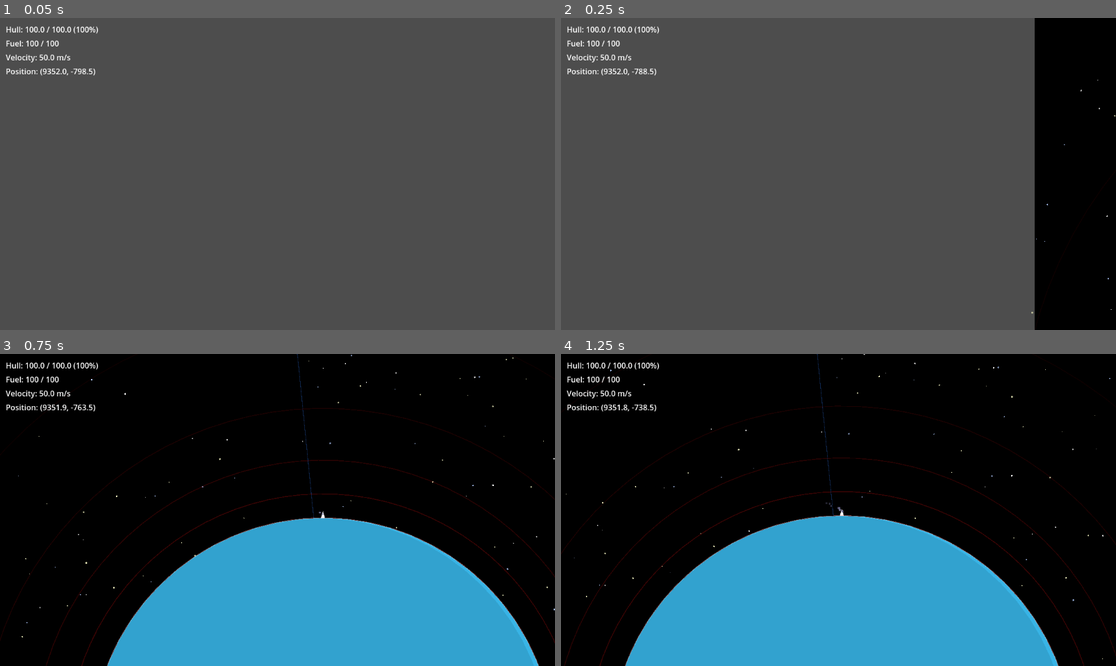
Above: before the commit, frames 1-4 (two rows, left to right).
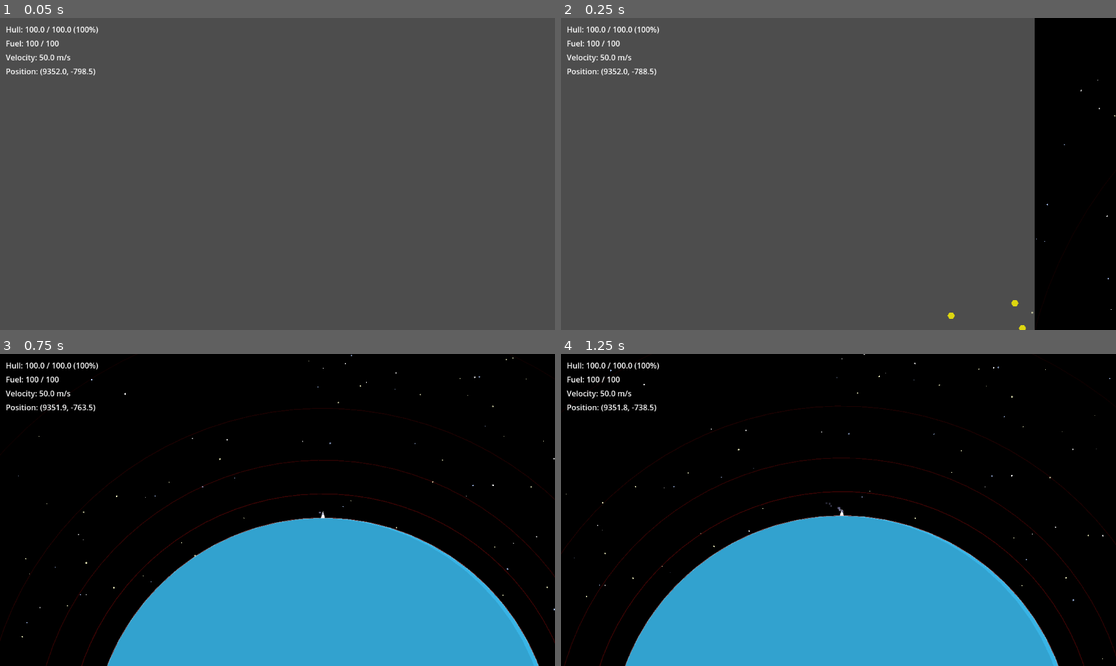
Above: after the commit, the same moments.

Repository: orrybaram/retrograde
Game: Godot game, scene res://scenes/Main.tscn
Two runs of this game, one before a commit and one after it. Both use one fixed random seed, a clock stepped at 60 frames per second and the inputs below.
Inputs:
- Up to frame 1 (0.05 s): no input
- Up to frame 2 (0.25 s): no input
- Up to frame 3 (0.75 s): hold Right (turn_right) from 0.53 s (still down); hold Shift (boost, bound only after the commit) from 0.53 s (still down)
- Up to frame 4 (1.25 s): keep holding Right (turn_right); keep holding Shift (boost, bound only after the commit)

Frame 1 is identical in both runs. In frame 2, less than 0.1% of the frame differs, in the area x 69-84%, y 90-100%; in frame 3, less than 0.1%; in frame 4, less than 0.1%, in the area x 46-50%, y 0-52%.
Error after the commit: Parse Error: Class "OrbitVisual" hides a global script class. (res://entities/Planet/OrbitVisual.gd:2)

Commit message:
feat: add harvestable resources

Diff:
--- a/Entities/Planet/Planet.tscn
+++ b/Entities/Planet/Planet.tscn
@@ -1,11 +1,11 @@
 [gd_scene load_steps=10 format=3 uid="uid://dyj33wc7mamja"]
 
-[ext_resource type="Script" uid="uid://8wr4akmb6hn6" path="res://Entities/Planet/Planet.gd" id="1"]
-[ext_resource type="Script" uid="uid://ynuit7qp4ij" path="res://Entities/Planet/PlanetVisual.gd" id="2_wsaxd"]
-[ext_resource type="Script" uid="uid://xfcikxm6fdhl" path="res://Entities/Planet/PlanetGravityField.gd" id="3_744xv"]
-[ext_resource type="Script" uid="uid://34c4oelthpy5" path="res://Entities/Planet/PlanetCollision.gd" id="4_2ucv6"]
+[ext_resource type="Script" uid="uid://8wr4akmb6hn6" path="res://entities/Planet/Planet.gd" id="1"]
+[ext_resource type="Script" uid="uid://ynuit7qp4ij" path="res://entities/Planet/PlanetVisual.gd" id="2_wsaxd"]
+[ext_resource type="Script" uid="uid://xfcikxm6fdhl" path="res://entities/Planet/PlanetGravityField.gd" id="3_744xv"]
+[ext_resource type="Script" uid="uid://34c4oelthpy5" path="res://entities/Planet/PlanetCollision.gd" id="4_2ucv6"]
 [ext_resource type="Script" uid="uid://47c5yohm8reo" path="res://scenes/GravityFieldVisual.gd" id="5_sskfm"]
-[ext_resource type="Script" path="res://Entities/Planet/OrbitVisual.gd" id="6"]
+[ext_resource type="Script" path="res://entities/Planet/OrbitVisual.gd" id="6"]
 
 [sub_resource type="CanvasItemMaterial" id="CanvasItemMaterial_xv80x"]
 
--- a/Entities/Ship/Ship.tscn
+++ b/Entities/Ship/Ship.tscn
@@ -1,6 +1,6 @@
 [gd_scene load_steps=9 format=3 uid="uid://b051ln2ytsesm"]
 
-[ext_resource type="Script" uid="uid://cx5ba1vmbwqiy" path="res://Entities/Ship/Ship.gd" id="1"]
+[ext_resource type="Script" uid="uid://cx5ba1vmbwqiy" path="res://entities/Ship/Ship.gd" id="1"]
 
 [sub_resource type="Gradient" id="Gradient_1"]
 colors = PackedColorArray(1, 1, 1, 1, 1, 1, 1, 0)
--- /dev/null
+++ b/Entities/resources/ResourceNode.gd
@@ -0,0 +1,152 @@
+extends Area2D
+class_name ResourceNode
+
+signal harvest_started
+signal harvest_stopped
+signal resource_depleted
+
+@export var kind: String = "Scrap"
+@export var amount: int = 10
+@export var max_amount: int = 10
+@export var harvest_rate: float = 5.0
+@export var color: Color = Color(0.5, 0.5, 0.4)  # Default gray/brown for scrap
+
+var _harvesting: bool = false
+var _accum: float = 0.0
+var _ship_in_range: Ship = null
+var _orbital_planet: Planet = null
+var _offset_from_planet: Vector2 = Vector2.ZERO
+
+func _ready() -> void:
+	add_to_group("resource_nodes")
+	body_entered.connect(_on_body_entered)
+	body_exited.connect(_on_body_exited)
+
+	# Initialize max_amount if not set
+	if max_amount == 0:
+		max_amount = amount
+
+	# Initialize visual
+	_update_visual()
+
+func _on_body_entered(body: Node2D) -> void:
+	if body is Ship:
+		_ship_in_range = body as Ship
+
+func _on_body_exited(body: Node2D) -> void:
+	if body is Ship and _ship_in_range == body:
+		_ship_in_range = null
+		if _harvesting:
+			stop_harvest()
+
+func _process(delta: float) -> void:
+	# Update position to orbit with planet if assigned
+	if _orbital_planet and is_instance_valid(_orbital_planet):
+		global_position = _orbital_planet.global_position + _offset_from_planet
+
+	# Check if we should harvest: ship in range AND button pressed AND has resources
+	if _ship_in_range and amount > 0:
+		# Use "scan" action for harvesting (or create "harvest" action)
+		if Input.is_action_pressed("scan"):
+			if not _harvesting:
+				start_harvest()
+		else:
+			if _harvesting:
+				stop_harvest()
+
+	# Process harvesting
+	if not _harvesting or amount <= 0:
+		return
+
+	_accum += harvest_rate * delta
+	if _accum >= 1.0:
+		var chunk = int(_accum)
+		_accum -= float(chunk)
+		var take = min(chunk, amount)
+		amount -= take
+
+		var gs := get_tree().get_first_node_in_group("game_state") as GameState
+		if gs:
+			gs.add_cargo(kind, take)
+
+		# Update visual based on depletion
+		_update_visual()
+
+		if amount <= 0:
+			resource_depleted.emit()
+			queue_free()
+
+func start_harvest() -> void:
+	if _harvesting:
+		return
+	_harvesting = true
+	harvest_started.emit()
+
+func stop_harvest() -> void:
+	if not _harvesting:
+		return
+	_harvesting = false
+	_accum = 0.0
+	harvest_stopped.emit()
+
+func _update_visual() -> void:
+	# Find visual child and update based on depletion ratio
+	var visual = _find_visual_node()
+	if not visual:
+		return
+
+	var depletion_ratio = float(amount) / float(max_amount) if max_amount > 0 else 1.0
+
+	# Handle ColorRect specially
+	if visual is ColorRect:
+		var color_rect = visual as ColorRect
+		var base_size = color_rect.custom_minimum_size if color_rect.custom_minimum_size != Vector2.ZERO else Vector2(30, 30)
+		var new_size = base_size * depletion_ratio
+		color_rect.size = new_size
+		# Keep centered by updating offset
+		color_rect.offset_left = -new_size.x / 2.0
+		color_rect.offset_top = -new_size.y / 2.0
+		color_rect.offset_right = new_size.x / 2.0
+		color_rect.offset_bottom = new_size.y / 2.0
+		var alpha = lerp(0.3, 1.0, depletion_ratio)
+		color_rect.modulate = Color(color.r, color.g, color.b, alpha)
+		return
+
+	# Handle Polygon2D specially - preserve original scale and use color alpha
+	if visual is Polygon2D:
+		var polygon = visual as Polygon2D
+		# Store original scale if not already stored
+		if not polygon.has_meta("original_scale"):
+			polygon.set_meta("original_scale", polygon.scale)
+
+		var original_scale = polygon.get_meta("original_scale") as Vector2
+		polygon.scale = original_scale * depletion_ratio
+
+		# Update color alpha (Polygon2D uses color property, not modulate)
+		var original_color = polygon.color
+		var alpha = lerp(0.3, 1.0, depletion_ratio)
+		polygon.color = Color(original_color.r, original_color.g, original_color.b, alpha)
+		return
+
+	# Handle other visual types (Sprite2D, etc.)
+	if "scale" in visual:
+		# Store original scale if not already stored
+		if not visual.has_meta("original_scale"):
+			visual.set_meta("original_scale", visual.scale)
+
+		var original_scale = visual.get_meta("original_scale") as Vector2
+		visual.scale = original_scale * depletion_ratio
+
+	if "modulate" in visual:
+		var alpha = lerp(0.3, 1.0, depletion_ratio)
+		visual.modulate = Color(color.r, color.g, color.b, alpha)
+
+func _find_visual_node() -> Node2D:
+	# Look for common visual node types
+	for child in get_children():
+		if child is ColorRect or child is Sprite2D or child is Polygon2D:
+			return child as Node2D
+		# Also check for Circle2D or other visual nodes
+		if child.name.contains("Visual") or child.name.contains("Sprite") or child.name.contains("Color"):
+			return child as Node2D
+	return null
--- /dev/null
+++ b/Entities/resources/ResourceSpawner.gd
@@ -0,0 +1,147 @@
+extends Node2D
+class_name ResourceSpawner
+
+@export var resource_scene: PackedScene = preload("res://entities/resources/Scrap.tscn")
+@export var num_clusters: int = 5  # Number of clusters around the planet
+@export var min_resources_per_cluster: int = 3
+@export var max_resources_per_cluster: int = 8
+@export var min_distance: float = 300.0
+@export var max_distance: float = 800.0
+@export var auto_spawn: bool = true
+
+var parent_planet: Planet = null
+var scene_root: Node2D = null
+
+func _ready() -> void:
+	add_to_group("resource_spawners")
+
+	# Find parent planet
+	_find_parent_planet()
+
+	# Find scene root (Main) to add spawned resources to
+	_find_scene_root()
+
+	if auto_spawn:
+		# Wait a frame to ensure everything is initialized
+		await get_tree().process_frame
+		spawn_cluster()
+
+func _find_parent_planet() -> void:
+	# Traverse up the tree to find Planet parent
+	var current = get_parent()
+	while current:
+		if current is Planet:
+			parent_planet = current as Planet
+			return
+		current = current.get_parent()
+
+func _find_scene_root() -> void:
+	# Find the root Node2D (Main scene) by traversing up the tree
+	# ResourceSpawner -> Planet -> ... -> Main
+	var current = get_parent()
+	while current:
+		var parent = current.get_parent()
+		if parent == null or parent == get_tree().root:
+			# This is the top-level node (Main)
+			scene_root = current as Node2D
+			return
+		current = parent
+
+	# Fallback: use scene root's first child
+	if not scene_root:
+		var root = get_tree().root
+		var main = root.get_child(0) as Node2D
+		if main:
+			scene_root = main
+
+func spawn_cluster() -> void:
+	if not resource_scene:
+		push_error("Resource scene not loaded in ResourceSpawner!")
+		return
+
+	if not parent_planet:
+		push_error("ResourceSpawner must be a child of a Planet!")
+		return
+
+	if not scene_root:
+		push_error("Could not find scene root to spawn resources!")
+		return
+
+	var planet_pos = parent_planet.global_position
+	var planet_radius = parent_planet.radius
+	var planet_velocity = parent_planet.linear_velocity
+
+	# Distribute clusters evenly around the planet (360 degrees)
+	var angle_step = TAU / num_clusters  # Angle between each cluster
+
+	# Spawn multiple clusters around the planet
+	for cluster_index in range(num_clusters):
+		# Calculate cluster angle - evenly distributed with some randomness
+		var base_angle = cluster_index * angle_step
+		var angle_variation = angle_step * 0.2  # Small variation (±20% of step)
+		var cluster_angle = base_angle + RNG.rng.randf_range(-angle_variation, angle_variation)
+
+		# Random distance from planet surface for this cluster
+		var distance_from_surface = RNG.rng.randf_range(min_distance, max_distance)
+		var cluster_distance = planet_radius + distance_from_surface
+
+		# Cluster center position
+		var cluster_center = planet_pos + Vector2(cos(cluster_angle), sin(cluster_angle)) * cluster_distance
+
+		# Random number of resources in this cluster
+		var resources_in_cluster = RNG.rng.randi_range(min_resources_per_cluster, max_resources_per_cluster)
+
+		# Spawn resources tightly grouped at cluster center
+		for i in range(resources_in_cluster):
+			var resource_pos: Vector2
+			var attempts = 0
+			var max_attempts = 10
+
+			# Try to find a valid position outside the planet
+			while attempts < max_attempts:
+				attempts += 1
+
+				# Resources spawn at cluster center with tiny random offset to avoid exact overlap
+				# Small offset (5-15 pixels) so they're visible but still tightly grouped
+				var tiny_offset = Vector2(
+					RNG.rng.randf_range(-150.0, 150.0),
+					RNG.rng.randf_range(-150.0, 150.0)
+				)
+				resource_pos = cluster_center + tiny_offset
+
+				# Calculate distance from planet center
+				var distance_to_planet_center = resource_pos.distance_to(planet_pos)
+				var min_allowed_distance = planet_radius + min_distance
+
+				# If too close to planet, push it out
+				if distance_to_planet_center < min_allowed_distance:
+					var direction = (resource_pos - planet_pos).normalized()
+					# If direction is zero (exactly at planet center), use cluster direction
+					if direction.length() < 0.001:
+						direction = Vector2(cos(cluster_angle), sin(cluster_angle))
+					resource_pos = planet_pos + direction * min_allowed_distance
+
+				# Verify final position is outside planet
+				var final_distance = resource_pos.distance_to(planet_pos)
+				if final_distance >= planet_radius + min_distance:
+					break
+
+			# Spawn resource
+			var resource = resource_scene.instantiate()
+			scene_root.add_child(resource)
+			resource.global_position = resource_pos
+
+			# Set resource to orbit with planet (make it "in orbit")
+			# Resources are Area2D nodes, so we track offset and update position
+			if resource.has_method("start_harvest"):  # Check if it's a ResourceNode
+				# Store reference to planet and offset for orbital tracking
+				resource._orbital_planet = parent_planet
+				resource._offset_from_planet = resource_pos - planet_pos
+
+				# Randomize resource properties
+				resource.amount = RNG.rng.randi_range(5, 20)
+				resource.max_amount = resource.amount
+				resource.harvest_rate = RNG.rng.randf_range(3.0, 8.0)
+			elif resource is RigidBody2D:
+				# If it's a RigidBody2D, set velocity directly
+				(resource as RigidBody2D).linear_velocity = planet_velocity
--- /dev/null
+++ b/Entities/resources/ResourceSpawner.tscn
@@ -0,0 +1,6 @@
+[gd_scene load_steps=2 format=3]
+
+[ext_resource type="Script" uid="uid://e15dbd9978544" path="res://entities/resources/ResourceSpawner.gd" id="1"]
+
+[node name="ResourceSpawner" type="Marker2D"]
+script = ExtResource(1)
--- /dev/null
+++ b/Entities/resources/Scrap.tscn
@@ -0,0 +1,20 @@
+[gd_scene load_steps=3 format=3 uid="uid://6y5t431r3bld"]
+
+[ext_resource type="Script" uid="uid://b2u7hpjtpv2rj" path="res://entities/resources/ResourceNode.gd" id="1"]
+
+[sub_resource type="CircleShape2D" id="1"]
+radius = 15.0
+
+[node name="Scrap" type="Area2D"]
+script = ExtResource("1")
+
+[node name="CollisionShape2D" type="CollisionShape2D" parent="."]
+scale = Vector2(1.960001, 1.960001)
+shape = SubResource("1")
+
+[node name="Polygon2D" type="Polygon2D" parent="."]
+position = Vector2(-9, 7)
+scale = Vector2(0.26509875, 0.26884642)
+color = Color(0.8668118, 0.8395009, 0.06277053, 1)
+polygon = PackedVector2Array(9, 12, -15, -28, 9, -68, 57, -68, 81, -28, 57, 12)
+uv = PackedVector2Array(2, 4, 3, -4, 26, -28, 50, -28, 50, 4, 50, 20, 2, 20)
--- a/project.godot
+++ b/project.godot
@@ -76,7 +76,7 @@
 "keycode": 4194325,
 "physical": true,
 "type": "key"
-}, Object(InputEventKey,"resource_local_to_scene":false,"res …(132 unchanged characters)… d":false,"keycode":0,"physical_keycode":32,"key_label":0,"unicode":32,"location":0,"echo":false,"script":null)
+}, Object(InputEventKey,"resource_local_to_scene":false,"res …(132 unchanged characters)… d":false,"keycode":0,"physical_keycode":4194325,"key_label":0,"unicode":0,"location":0,"echo":false,"script":null)
 ]
 }
 
--- a/scenes/Main.tscn
+++ b/scenes/Main.tscn
@@ -1,21 +1,22 @@
-[gd_scene load_steps=10 format=3 uid="uid://fwg0xs6xishl"]
+[gd_scene load_steps=11 format=3 uid="uid://fwg0xs6xishl"]
 
 [ext_resource type="Script" uid="uid://urrcn52ni20b" path="res://scripts/Main.gd" id="1"]
 [ext_resource type="Script" uid="uid://cecim8w208xji" path="res://scripts/GameState.gd" id="2"]
 [ext_resource type="Script" uid="uid://crtq45kcwhvve" path="res://scripts/Economy.gd" id="3"]
 [ext_resource type="Script" uid="uid://1e0civ546gdp" path="res://scripts/Backend.gd" id="4"]
-[ext_resource type="PackedScene" uid="uid://b051ln2ytsesm" path="res://Entities/Ship/Ship.tscn" id="5"]
-[ext_resource type="PackedScene" uid="uid://dyj33wc7mamja" path="res://Entities/Planet/Planet.tscn" id="6"]
-[ext_resource type="PackedScene" path="res://scenes/ResourceNode.tscn" id="7"]
+[ext_resource type="Script" uid="uid://b807jsq0mf0a0" path="res://scripts/ResourceManager.gd" id="5"]
+[ext_resource type="PackedScene" uid="uid://dyj33wc7mamja" path="res://entities/Planet/Planet.tscn" id="6"]
+[ext_resource type="PackedScene" uid="uid://b051ln2ytsesm" path="res://entities/Ship/Ship.tscn" id="7"]
 [ext_resource type="PackedScene" uid="uid://btfs0vii8ixiq" path="res://ui/HUD.tscn" id="8"]
-[ext_resource type="Script" path="res://scenes/StarField.gd" id="9"]
+[ext_resource type="PackedScene" path="res://entities/resources/ResourceSpawner.tscn" id="9"]
+[ext_resource type="Script" path="res://scenes/StarField.gd" id="10"]
 
 [node name="Main" type="Node2D"]
 script = ExtResource("1")
 
 [node name="StarField" type="Node2D" parent="."]
 z_index = -10
-script = ExtResource("9")
+script = ExtResource("10")
 
 [node name="GameState" type="Node" parent="."]
 script = ExtResource("2")
@@ -26,7 +27,10 @@
 [node name="Backend" type="Node" parent="."]
 script = ExtResource("4")
 
-[node name="Ship" parent="." instance=ExtResource("5")]
+[node name="ResourceManager" type="Node" parent="."]
+script = ExtResource("5")
+
+[node name="Ship" parent="." instance=ExtResource("7")]
 position = Vector2(2121, -1192)
 rotation = -1.5707964
 mass = 3.0
@@ -51,12 +55,19 @@
 show_gravity_rings = false
 
 [node name="Earth" parent="Sun" instance=ExtResource("6")]
-position = Vector2(2859, -101)
+position = Vector2(2847, -101)
 radius = 800.0
 color = Color(0.22048637, 0.706052, 0.9013243, 1)
 massMultiplier = 100.0
 orbital_distance = 10000.0
 orbital_speed = 0.005
+
+[node name="ResourceSpawner" parent="Sun/Earth" instance=ExtResource("9")]
+num_clusters = 4
+min_resources_per_cluster = 1
+max_resources_per_cluster = 5
+min_distance = 500.0
+max_distance = 1000.0
 
 [node name="Moon" parent="Sun/Earth" instance=ExtResource("6")]
 position = Vector2(700, -590)
@@ -66,12 +77,6 @@
 orbital_distance = 4000.0
 orbital_speed = 0.01
 
-[node name="ResourceNode" parent="." instance=ExtResource("7")]
-position = Vector2(600, -140)
-
 [node name="CanvasLayer" type="CanvasLayer" parent="."]
 
 [node name="HUD" parent="CanvasLayer" instance=ExtResource("8")]
-
-[node name="TickTimer" type="Timer" parent="."]
-autostart = true
--- a/scenes/ResourceNode.tscn
+++ /dev/null
@@ -1,14 +0,0 @@
-[gd_scene load_steps=3 format=3]
-
-[ext_resource type="Script" path="res://scripts/ResourceNode.gd" id="1"]
-
-[sub_resource type="CircleShape2D" id="1"]
-radius = 12.0
-
-[node name="ResourceNode" type="Area2D"]
-script = ExtResource(1)
-monitoring = true
-monitorable = true
-
-[node name="CollisionShape2D" type="CollisionShape2D" parent="."]
-shape = SubResource(1)
--- a/scripts/Economy.gd
+++ b/scripts/Economy.gd
@@ -2,8 +2,7 @@
 class_name Economy
 
 const PRICES := {
-	"Basalt": 1,
-	"He3": 5
+	"Scrap": 2
 }
 
 static func get_cost(upgrade_name: String) -> int:
--- a/scripts/GameState.gd
+++ b/scripts/GameState.gd
@@ -12,8 +12,7 @@
 		credits_changed.emit()
 
 var cargo := {
-	"Basalt": 0,
-	"He3": 0
+	"Scrap": 0
 }
 
 var hull: int = 10
--- a/scripts/Main.gd
+++ b/scripts/Main.gd
@@ -1,10 +1,8 @@
 extends Node2D
 
 @onready var ship := $Ship
-@onready var tick := $TickTimer
 
 func _ready() -> void:
-	tick.timeout.connect(_on_tick)
 	# Wait for next frame to ensure Earth is fully initialized
 	await get_tree().process_frame
 	_spawn_ship_on_earth()
@@ -22,15 +20,8 @@
 	var earth_radius = earth.radius
 
 	# Position ship on Earth's surface (above the center)
-	var spawn_offset = Vector2(0, -earth_radius - 10)  # 50 pixels above surface
+	var spawn_offset = Vector2(0, -earth_radius - 10)  # 10 pixels above surface
 	ship.global_position = earth_global_pos + spawn_offset
 
 	# Set ship's velocity to match Earth's orbital velocity (stationary relative to Earth)
 	ship.linear_velocity = earth.linear_velocity
-
-func _on_tick() -> void:
-	for node in get_tree().get_nodes_in_group("resource_nodes"):
-		if ship.global_position.distance_to(node.global_position) < 32 and ship.grounded:
-			node.start_harvest()
-		else:
-			node.stop_harvest()
--- /dev/null
+++ b/scripts/ResourceManager.gd
@@ -0,0 +1,14 @@
+extends Node
+class_name ResourceManager
+
+func _ready() -> void:
+	add_to_group("resource_manager")
+	# ResourceSpawner nodes handle their own spawning via auto_spawn
+	# This manager can be used for coordination or manual control if needed
+
+func spawn_all_resources() -> void:
+	# Manually trigger spawning on all ResourceSpawners (useful if auto_spawn is disabled)
+	var spawners = get_tree().get_nodes_in_group("resource_spawners")
+	for spawner in spawners:
+		if spawner.has_method("spawn_cluster"):
+			spawner.spawn_cluster()
--- a/scripts/ResourceNode.gd
+++ /dev/null
@@ -1,33 +0,0 @@
-extends Area2D
-class_name ResourceNode
-
-@export var kind: String = "Basalt"
-@export var amount: int = 10
-@export var harvest_rate: float = 5.0
-
-var _harvesting: bool = false
-var _accum: float = 0.0
-
-func _ready() -> void:
-	add_to_group("resource_nodes")
-
-func start_harvest() -> void:
-	_harvesting = true
-
-func stop_harvest() -> void:
-	_harvesting = false
-
-func _process(dt: float) -> void:
-	if not _harvesting or amount <= 0:
-		return
-	_accum += harvest_rate * dt
-	if _accum >= 1.0:
-		var chunk = int(_accum)
-		_accum -= float(chunk)
-		var take = min(chunk, amount)
-		amount -= take
-		var gs := get_tree().get_first_node_in_group("game_state") as Node
-		if gs and "add_cargo" in gs:
-			gs.add_cargo(kind, take)
-	if amount <= 0:
-		queue_free()
--- a/ui/HUD.gd
+++ b/ui/HUD.gd
@@ -29,12 +29,11 @@
 	if gs == null: return
 	var fuel = gs.fuel if "fuel" in gs else 0.0
 	var max_fuel = gs.max_fuel if "max_fuel" in gs else 0.0
-	var cargo_b = gs.cargo["Basalt"] if "cargo" in gs else 0
-	var cargo_h = gs.cargo["He3"] if "cargo" in gs else 0
+	var cargo_scrap = gs.cargo.get("Scrap", 0) if "cargo" in gs else 0
 	var credits = gs.credits if "credits" in gs else 0
 
 	fuel_label.text = "Fuel: %.0f / %.0f" % [fuel, max_fuel]
-	cargo_label.text = "Cargo: Basalt %d | He-3 %d | Credits %d" % [cargo_b, cargo_h, credits]
+	cargo_label.text = "Cargo: Scrap %d | Credits %d" % [cargo_scrap, credits]
 
 	# Update position and velocity from ship
 	if ship and is_instance_valid(ship):
@@ -67,12 +66,12 @@
 		hull_label.modulate = Color.RED
 
 func _sell() -> void:
-	var ship := get_tree().get_first_node_in_group("ship") as Node2D
+	var ship_node := get_tree().get_first_node_in_group("ship") as Node2D
 	var home := get_tree().get_nodes_in_group("planets")[0] as Node2D
-	if ship.global_position.distance_to(home.global_position) > 170.0:
+	if ship_node.global_position.distance_to(home.global_position) > 170.0:
 		return
 	var economy = get_tree().get_first_node_in_group("economy")
-	var total: int = int(gs.cargo["Basalt"]) * economy.PRICES["Basalt"] + int(gs.cargo["He3"]) * economy.PRICES["He3"]
+	var total: int = int(gs.cargo.get("Scrap", 0)) * economy.PRICES.get("Scrap", 0)
 	gs.credits += total
 	gs.clear_cargo()
 
Not shown, added: Entities/resources/ResourceNode.gd.uid
Not shown, added: Entities/resources/ResourceSpawner.gd.uid
Not shown, added: scripts/ResourceManager.gd.uid
Not shown, removed: scripts/ResourceNode.gd.uid
Renamed: utils/node_utils.gd -> utils/NodeUtils.gd
Renamed: utils/node_utils.gd.uid -> utils/NodeUtils.gd.uid
